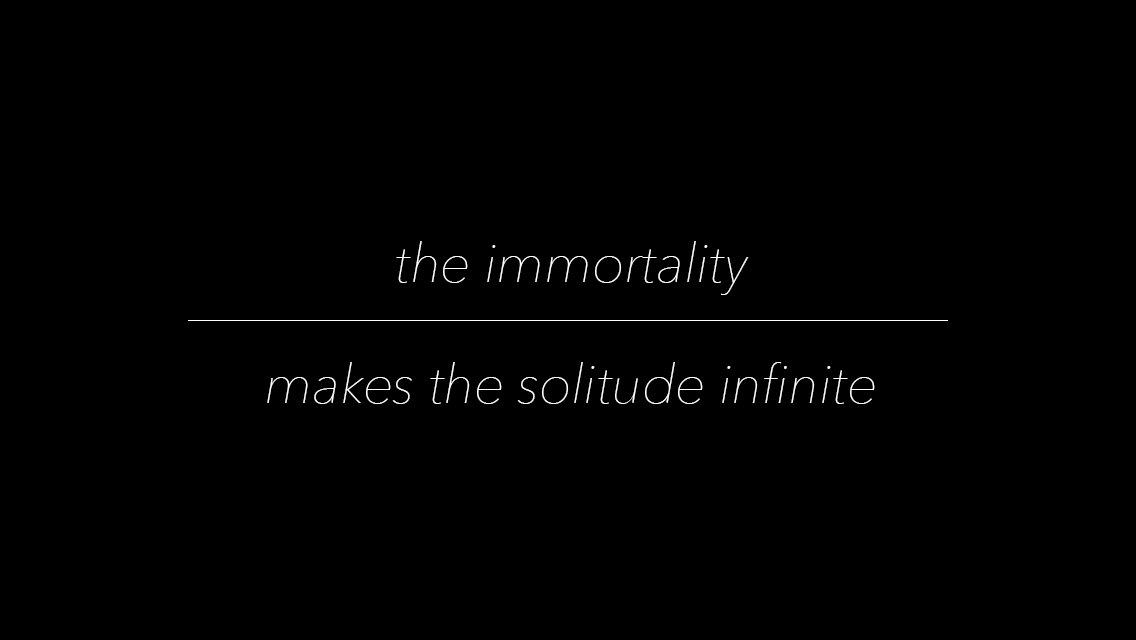
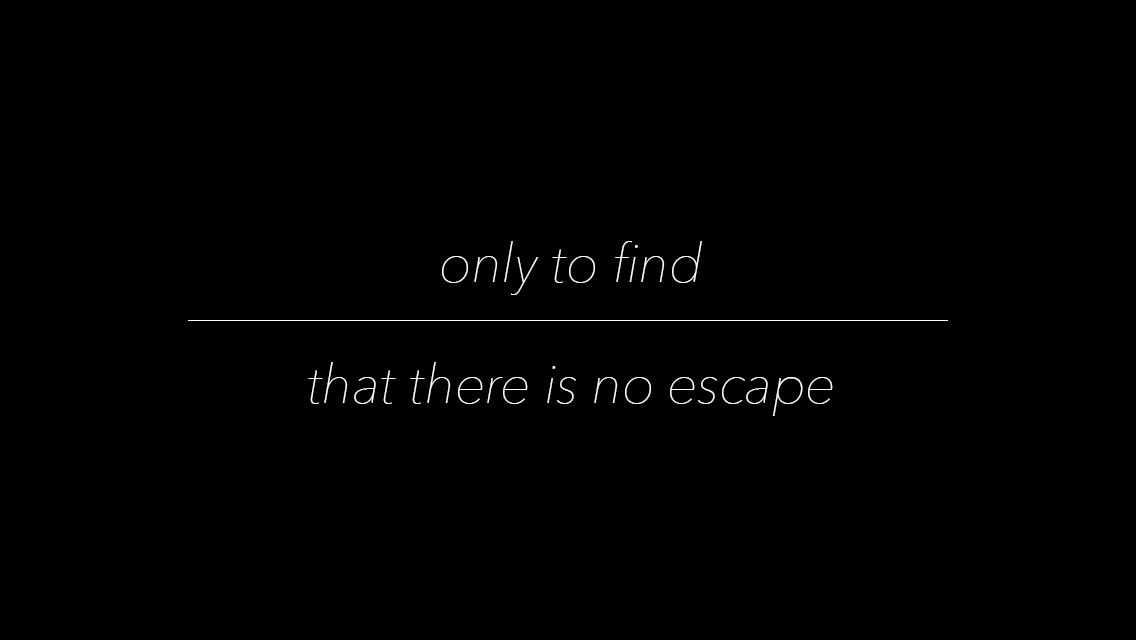
Revision of a layered 1136 x 640 image; what changed, layer by layer:
added group "floor11:image" with 3 layers above "floor6:image" over [267, 241, 875, 416]
added layer "floor1" (1st of 7, in "floor11:image") in group "floor11:image" over [308, 362, 833, 416]
added layer "floor11" (1st of 7, in "floor11:image") in group "floor11:image" over [442, 241, 702, 295]
hid group "floor6:image" (3 layers) over [267, 241, 875, 404]
